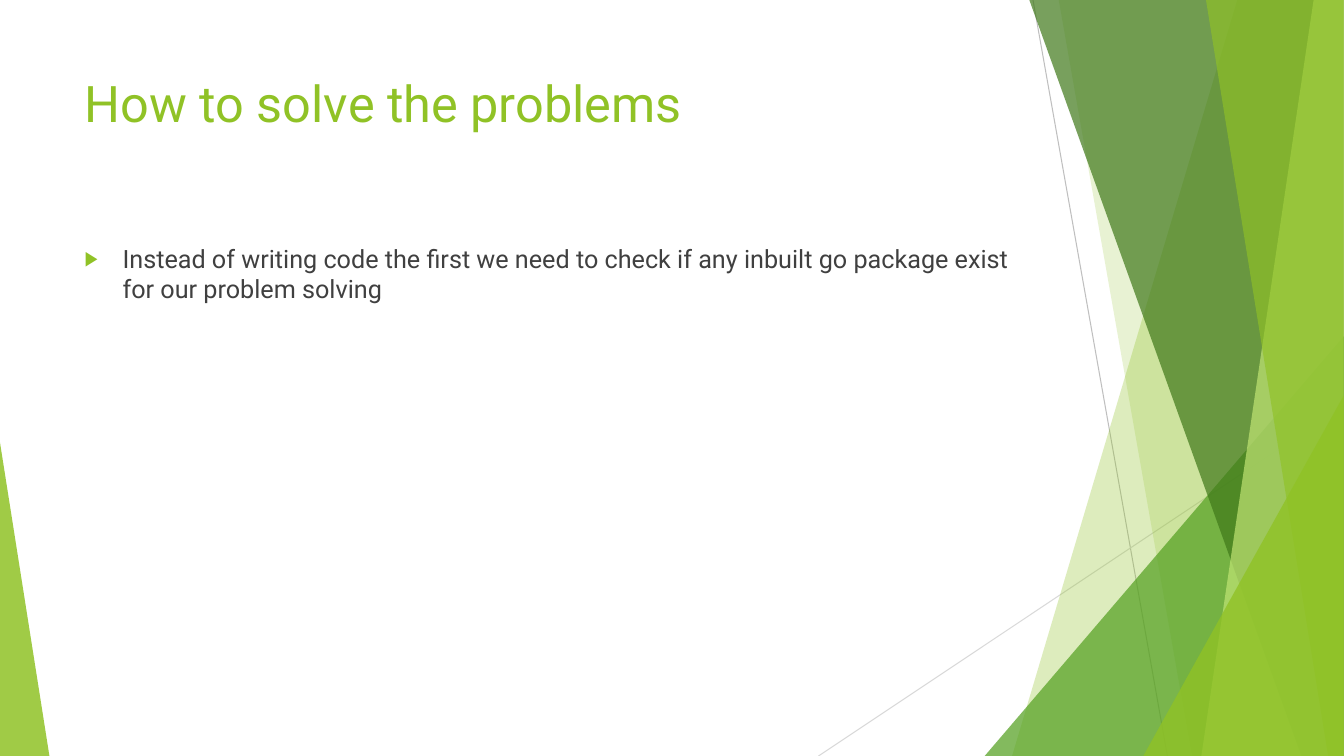
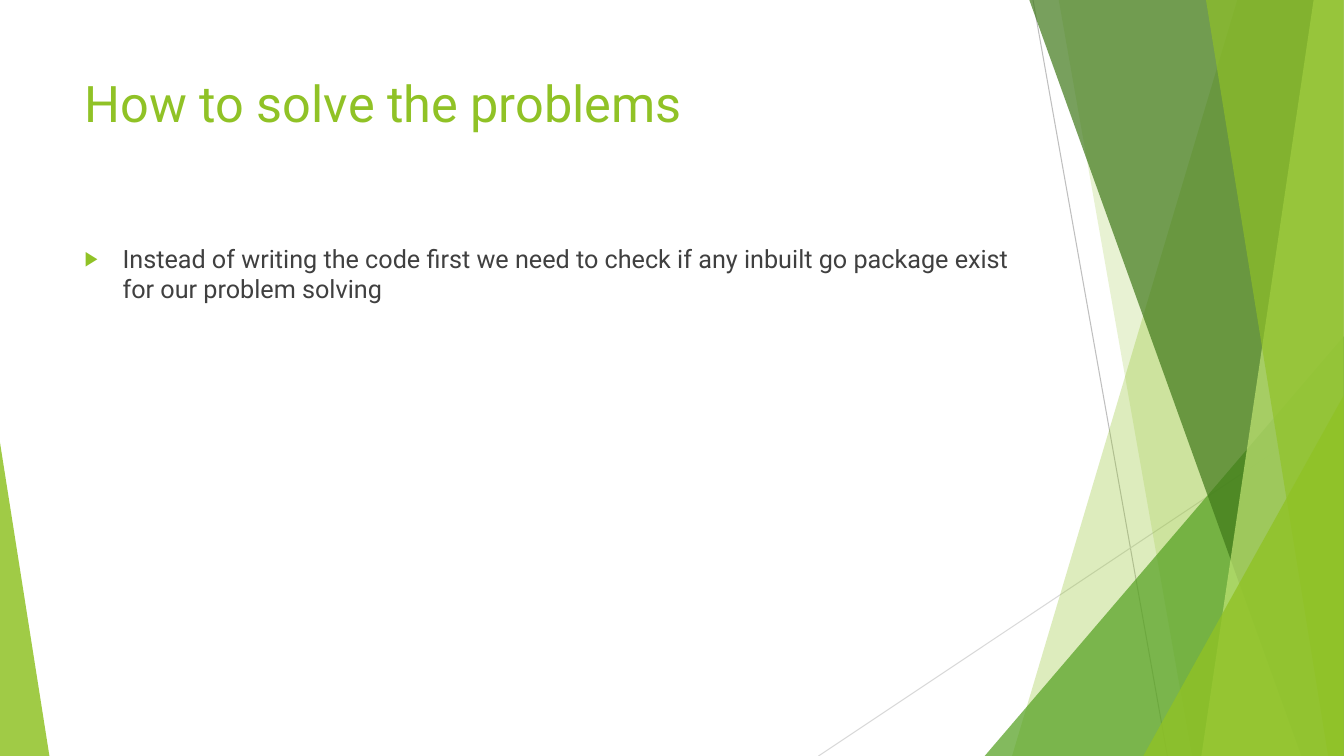
Before and after one commit to vivekdubeydeveloper/goquickstart, a slide deck: slide 11 of goquickstart.pptx. Drawn at 1344x756 pixels with LibreOffice and Linux fonts; fonts in the diff are those of the drawing. Boxes give left, top, right and bottom in pixels: in the first picture for what was removed or moved away, otherwise in the second. Text is boxed around its words. In the diff, an @@ line names an element or a change of style, - is before the commit and + after.

```diff
--- a/goquickstart.pptx
+++ b/goquickstart.pptx
@@ text at box(123, 249, 1008, 304): text changed @@
-▶ Instead of writing code the first we need to check if any inbuilt go package exist for our problem solving
+▶ Instead of writing the code first we need to check if any inbuilt go package exist for our problem solving
```
Also in this commit, not shown: 1 other slide changed, 6 slides added, 5 other files.
